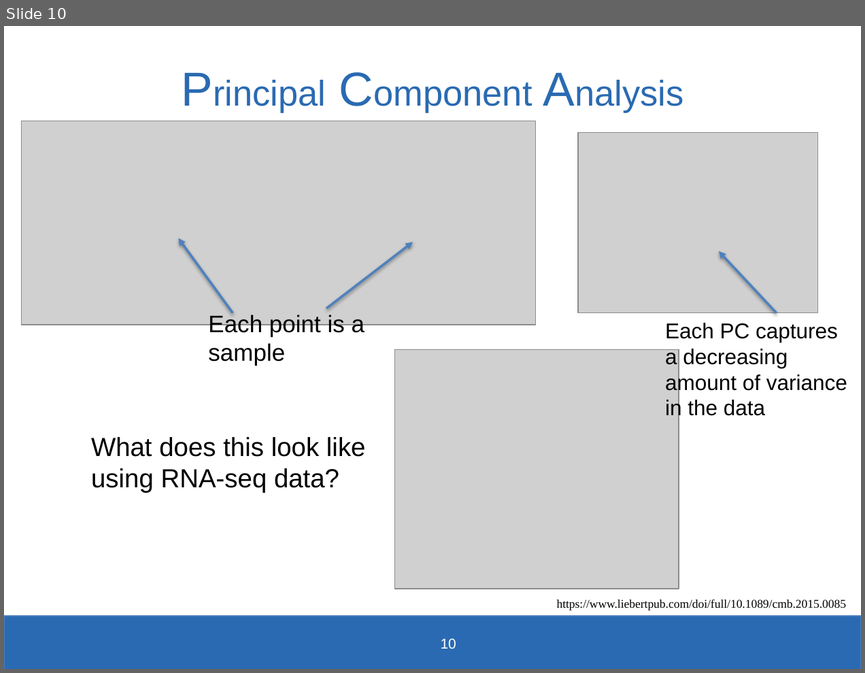
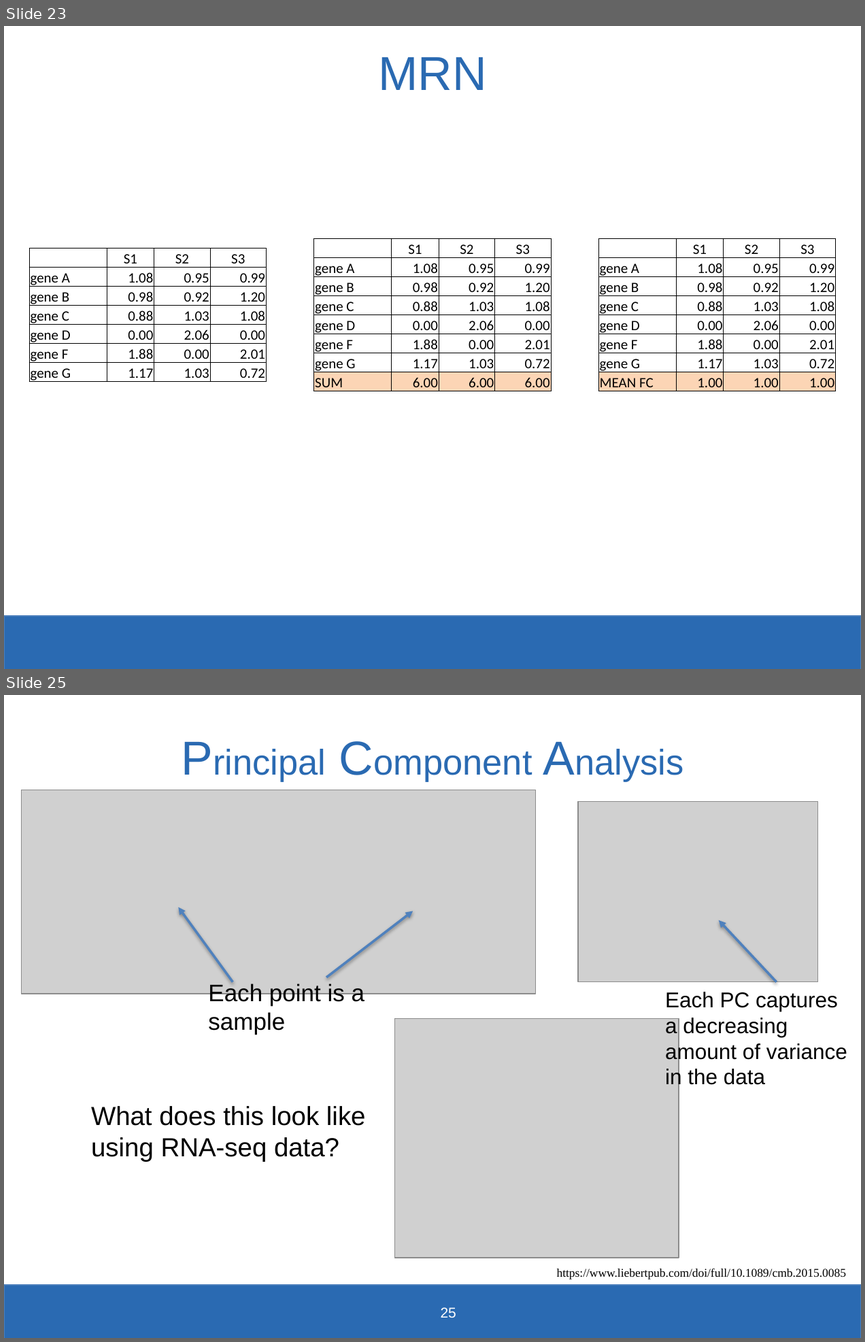
Before and after one commit to SysBioChalmers/KMG060-Systems-Biology-course, a slide deck: Exercise1_RNAseq_Analysis/KGM060-2019-Exercise1.pptx. Shown one above the other, each under a label of ours: slide 10 before the commit, slides 23 and 25 after it; the slides between them are not shown. The pictures are 865x673 and 865x1342 pixels, drawn with LibreOffice and Linux fonts; fonts in the diff are those of the drawing; grey boxes stand for pictures; background and template pictures are left out. Boxes give left, top, right and bottom in pixels: in the first picture for what was removed or moved away, otherwise in the second. Text is boxed around its words. In the diff, an @@ line names an element or a change of style, - is before the commit and + after.

```diff
--- a/Exercise1_RNAseq_Analysis/KGM060-2019-Exercise1.pptx
+++ b/Exercise1_RNAseq_Analysis/KGM060-2019-Exercise1.pptx
@@ slide 23 added at (4,26,861,669), background #FFFFFF; not listed: 1 template element that a slide beside it also shows @@
@@ text added at (378,57,486,90), 40 pt, text #2A6AB2 @@
+MRN
@@ table added at (30,248,265,384), 7 rows, 4 columns @@
+ | S1 | S2 | S3
+gene A | 1.08 | 0.95 | 0.99
+gene B | 0.98 | 0.92 | 1.20
+gene C | 0.88 | 1.03 | 1.08
+gene D | 0.00 | 2.06 | 0.00
+gene F | 1.88 | 0.00 | 2.01
+gene G | 1.17 | 1.03 | 0.72
@@ table added at (314,238,550,394), 8 rows, 4 columns @@
+ | S1 | S2 | S3
+gene A | 1.08 | 0.95 | 0.99
+gene B | 0.98 | 0.92 | 1.20
+gene C | 0.88 | 1.03 | 1.08
+gene D | 0.00 | 2.06 | 0.00
+gene F | 1.88 | 0.00 | 2.01
+gene G | 1.17 | 1.03 | 0.72
+SUM | 6.00 | 6.00 | 6.00
@@ table added at (598,238,834,394), 8 rows, 4 columns @@
+ | S1 | S2 | S3
+gene A | 1.08 | 0.95 | 0.99
+gene B | 0.98 | 0.92 | 1.20
+gene C | 0.88 | 1.03 | 1.08
+gene D | 0.00 | 2.06 | 0.00
+gene F | 1.88 | 0.00 | 2.01
+gene G | 1.17 | 1.03 | 0.72
+MEAN FC | 1.00 | 1.00 | 1.00
@@ what was slide 10 is now slide 25 @@
@@ page number at (441,1307,456,1317): text changed @@
-10
+25
```
Also in this commit, not shown: 11 slides changed, 16 other slides added, 1 slide removed, 2 other files.
